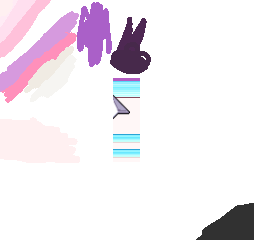
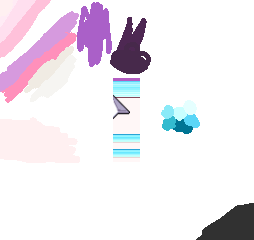
Comparing the layer stacks of the two w=254, h=240 images. Changes:
painted on "Paint Layer 2 (pasted)" over bbox(161, 100, 200, 134)
painted on "Paint Layer 1" over bbox(161, 100, 200, 134)
